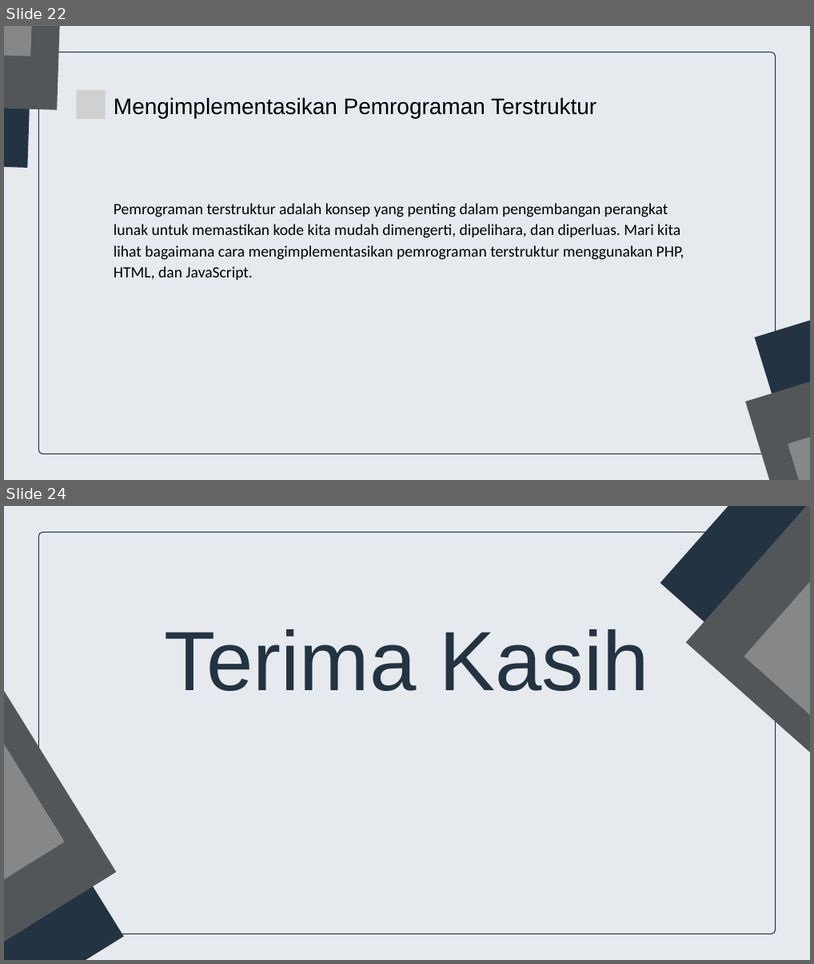
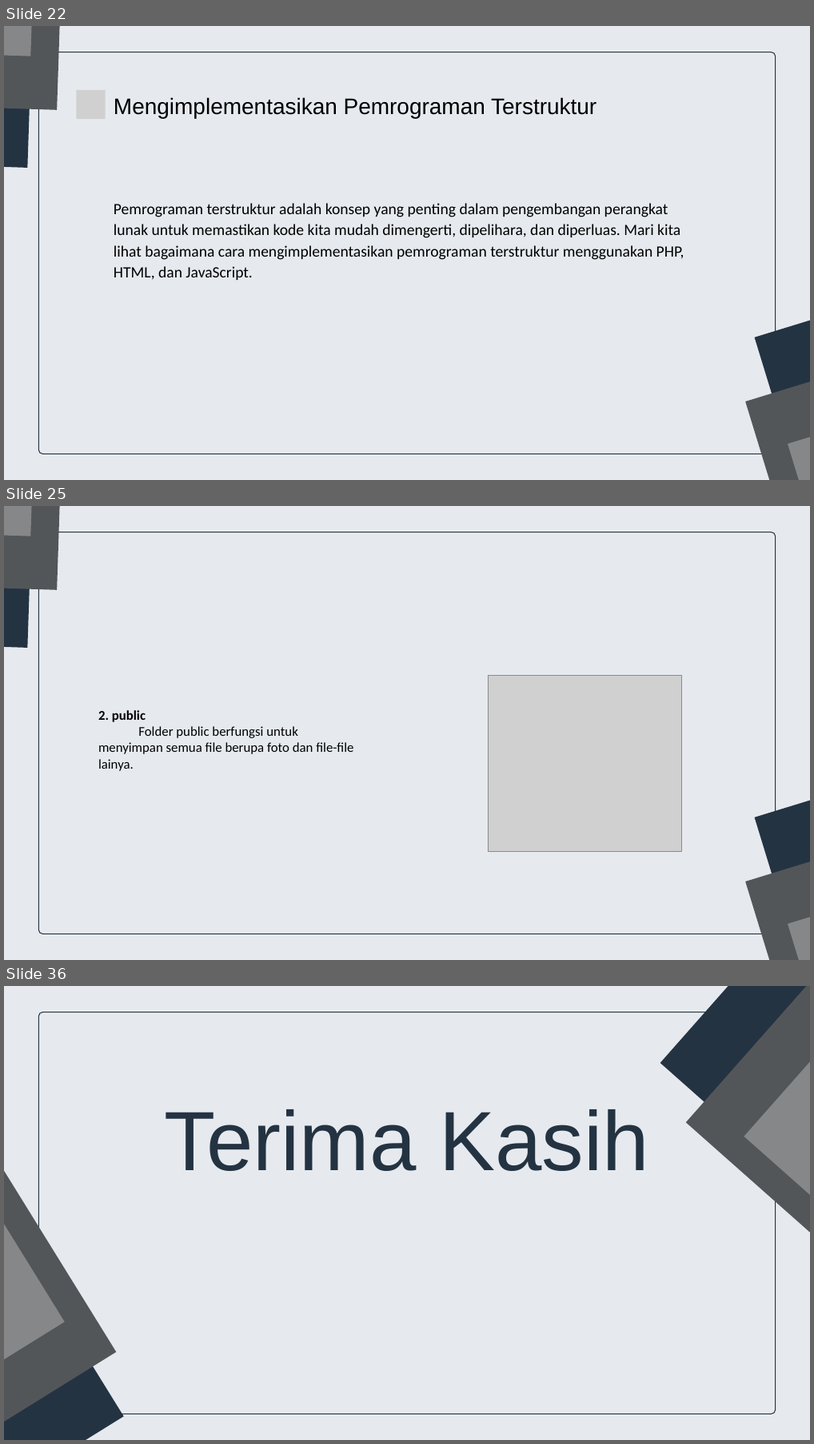
Before and after one commit to gemafajar09/bnsp-junior-web, a slide deck: junior-web-dev.pptx. Shown one above the other, each under a label of ours: slides 22 and 24 before the commit, slides 22, 25 and 36 after it; the slides between them are not shown. The pictures are 814x964 and 814x1444 pixels, drawn with LibreOffice and Linux fonts; fonts in the diff are those of the drawing; grey boxes stand for pictures. Boxes give left, top, right and bottom in pixels: in the first picture for what was removed or moved away, otherwise in the second. Text is boxed around its words. In the diff, an @@ line names an element or a change of style, - is before the commit and + after.

```diff
--- a/junior-web-dev.pptx
+++ b/junior-web-dev.pptx
@@ slide 25 added at (4,506,810,960), background #E6EAEF @@
@@ freeform shape added at (4,506,36,648), fill #243342 @@
@@ freeform shape added at (4,506,65,590), fill #535659 @@
@@ freeform shape added at (4,506,39,536), fill #858789 @@
@@ freeform shape added at (38,532,776,933), fill #E6EAEF, outline #243342 1.5 pt @@
@@ picture added at (488,676,682,852) @@
@@ text added at (98,710,354,771), 24 pt, text #000000 @@
+2. public
+Folder public berfungsi untuk menyimpan semua file berupa foto dan file-file lainya.
@@ freeform shape added at (754,744,810,960), fill #243342 @@
@@ freeform shape added at (746,809,810,960), fill #535659 @@
@@ freeform shape added at (788,852,810,960), fill #858789 @@
@@ what was slide 24 is now slide 36 @@
```
Also in this commit, not shown: 1 slide changed, 11 other slides added, 4 other files.
